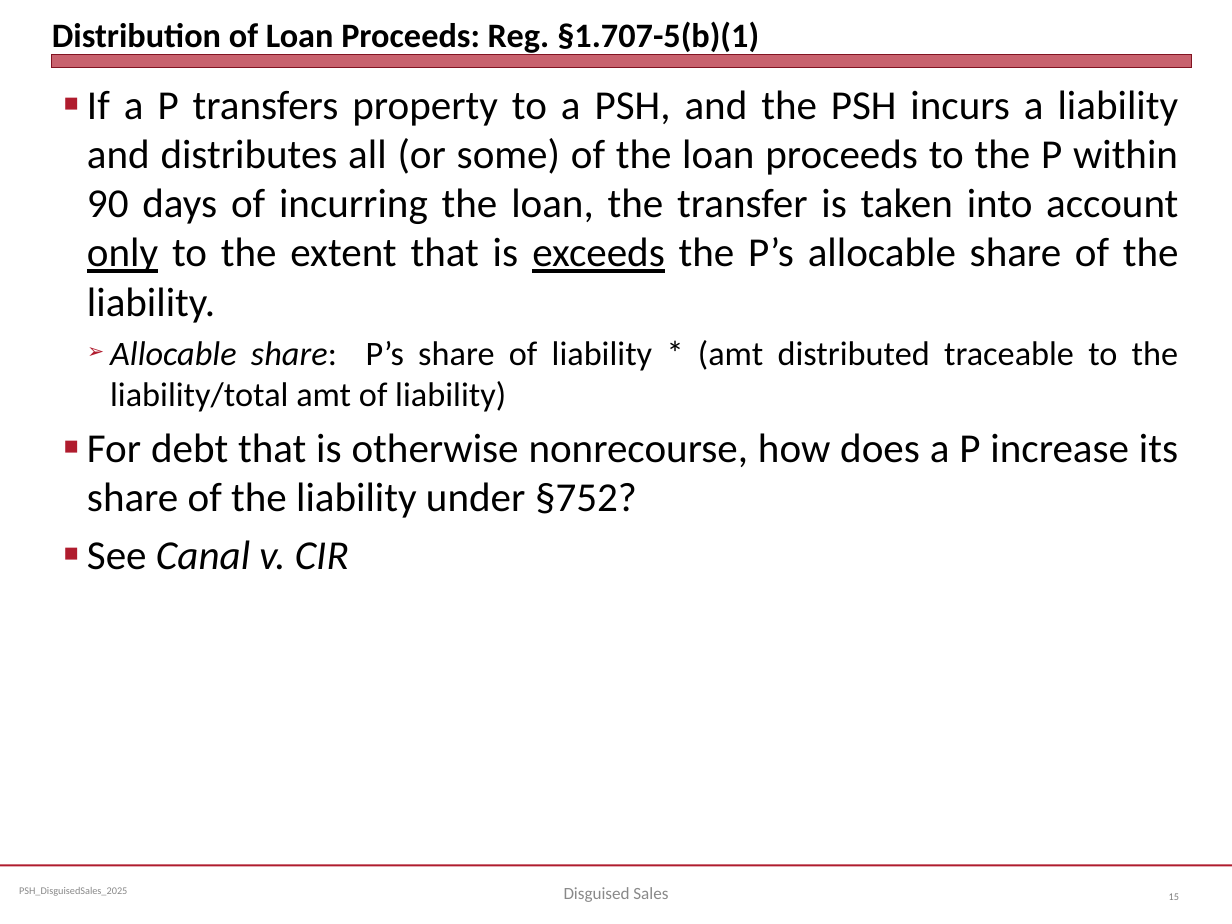
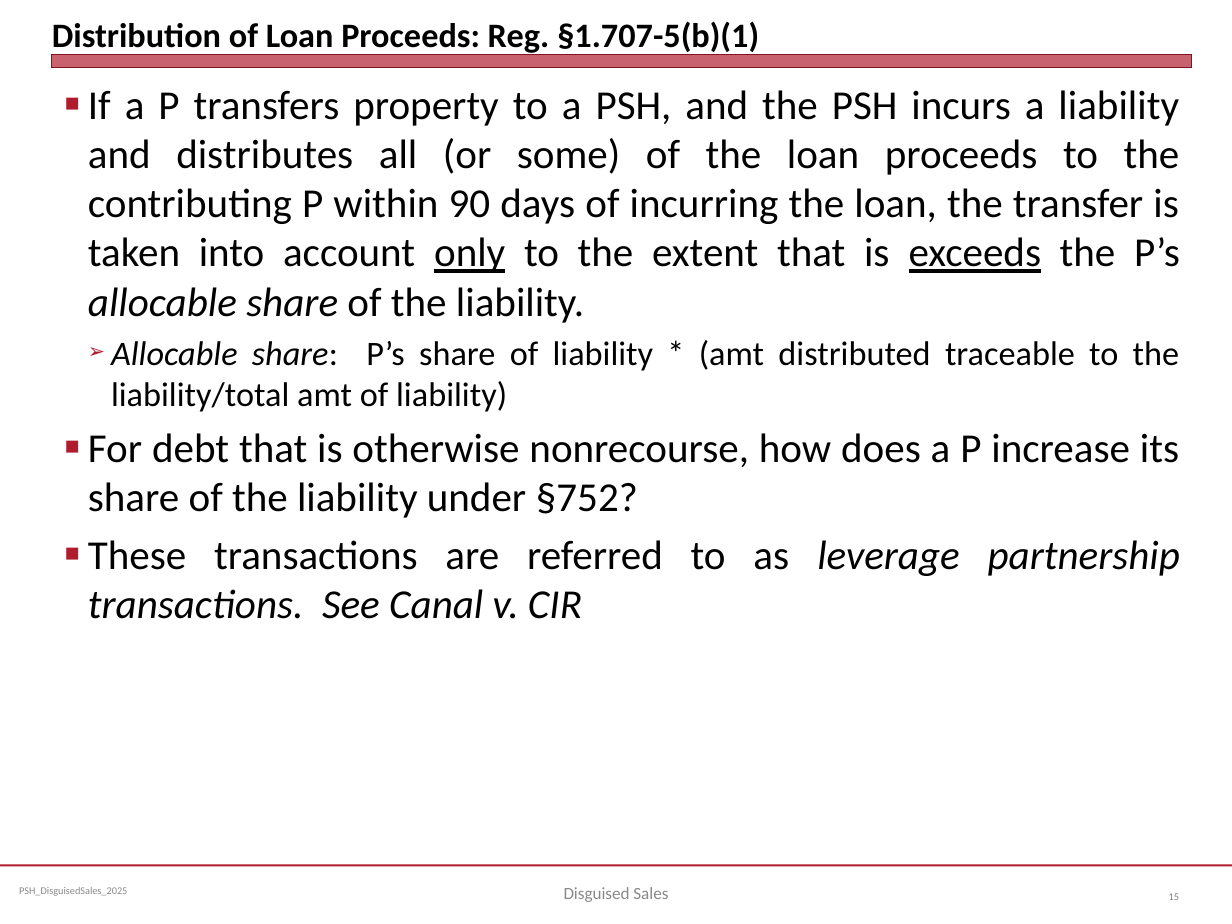
Before and after one commit to jmc877/Partnership-Tax, a slide deck: slide 15 of slides/PSH_DisguisedSales_2025.pptx. Drawn at 1232x924 pixels with LibreOffice and Linux fonts; fonts in the diff are those of the drawing. Boxes give left, top, right and bottom in pixels: in the first picture for what was removed or moved away, otherwise in the second. Text is boxed around its words. In the diff, an @@ line names an element or a change of style, - is before the commit and + after.

```diff
--- a/slides/PSH_DisguisedSales_2025.pptx
+++ b/slides/PSH_DisguisedSales_2025.pptx
@@ text at box(88, 90, 1180, 323): text changed @@
-■ If a P transfers property to a PSH, and the PSH incurs a liability and distributes all (or some) of the loan proceeds to the P within 90 days of incurring the loan, the transfer is taken into account only to the extent that is exceeds the P’s allocable share of the liability.
+■ If a P transfers property to a PSH, and the PSH incurs a liability and distributes all (or some) of the loan proceeds to the contributing P within 90 days of incurring the loan, the transfer is taken into account only to the extent that is exceeds the P’s allocable share of the liability.
@@ text at box(88, 540, 1180, 619): text changed @@
-■ See Canal v. CIR
+■ These transactions are referred to as leverage partnership transactions. See Canal v. CIR
```
Also in this commit, not shown: 5 other slides changed.
